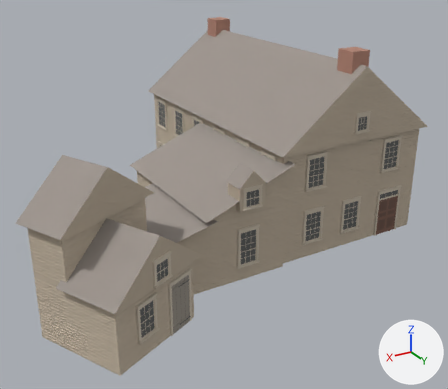
The glTF model chicago/4d/assets/gltf/green_tree_tavern__frame_1833.glb: old version first, new version second.
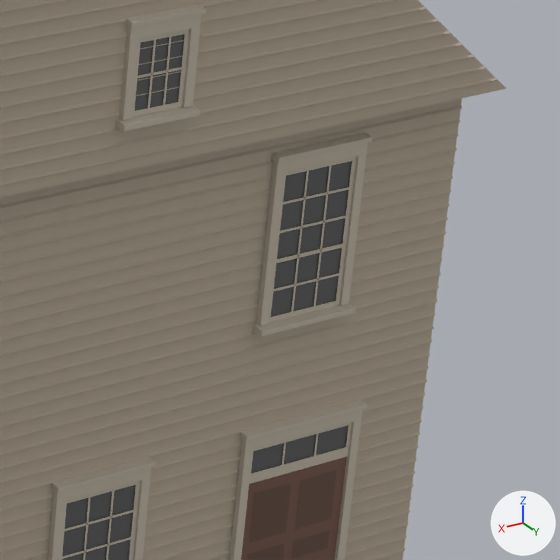
Each version is shown whole from a 50 mm camera at (21.73, 31.04, 13.32) aimed at (8.51, 9.01, 2.3), then close up on the part from 74% to 98% of the width and 28% to 55% of the height. Arrows for +X, +Y and +Z are at lower right; the lights stay in place. The older version's two pictures come first. Vertices at exactly the same position are counted once.

In view in the first close-up: 'green_tree_tavern__frame_1833'.
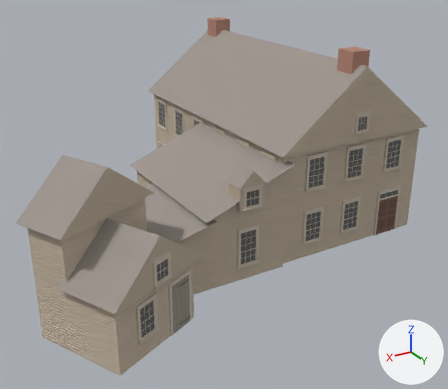
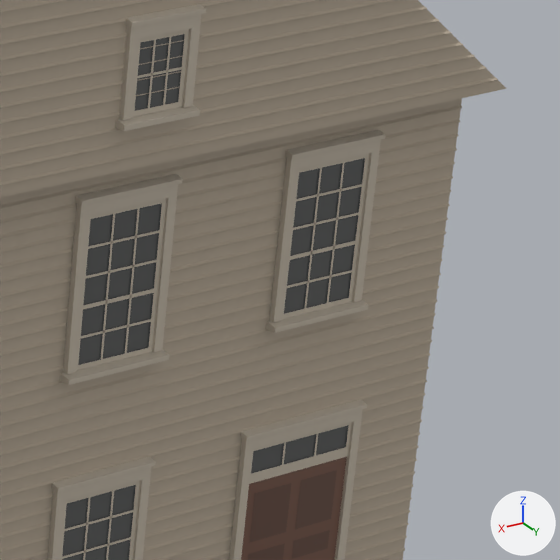
Location of each change, [x1, y1, x2, y2] in pixels of the close-ups (560 x 560 px; the box of a moved part takes in the faces that stretch with it):
part 1 of me_green_tree_tavern__frame_1833, added: after [63, 184, 178, 374]
part 2 of me_green_tree_tavern__frame_1833, moved or reshaped: before [272, 133, 372, 162]; after [286, 130, 385, 159]
part 3 of me_green_tree_tavern__frame_1833, moved or reshaped: before [277, 244, 342, 263]; after [290, 241, 355, 260]
part 4 of me_green_tree_tavern__frame_1833, moved or reshaped: before [291, 171, 309, 312]; after [327, 163, 345, 303]
part 5 of me_green_tree_tavern__frame_1833, moved or reshaped: before [274, 273, 339, 291]; after [287, 270, 352, 288]
part 6 of me_green_tree_tavern__frame_1833, moved or reshaped: before [280, 216, 346, 233]; after [293, 212, 359, 230]
part 7 of me_green_tree_tavern__frame_1833, moved or reshaped: before [283, 187, 349, 204]; after [296, 184, 362, 201]
part 8 of me_green_tree_tavern__frame_1833, added: after [60, 349, 169, 385]
part 9 of me_green_tree_tavern__frame_1833, added: after [75, 174, 183, 205]
part 10 of me_green_tree_tavern__frame_1833, added: after [76, 199, 166, 371]
part 11 of me_green_tree_tavern__frame_1833, added: after [83, 289, 154, 309]
part 12 of me_green_tree_tavern__frame_1833, added: after [125, 208, 140, 353]
part 13 of me_green_tree_tavern__frame_1833, added: after [101, 214, 115, 359]
part 14 of me_green_tree_tavern__frame_1833, added: after [81, 319, 151, 338]
part 15 of me_green_tree_tavern__frame_1833, moved or reshaped: before [253, 142, 368, 336]; after [86, 140, 381, 333]

Diff of the bpy script that builds the scene:
```diff
--- a/chicago/4d/assets/gltf/green_tree_tavern__frame_1833.glb.py
+++ b/chicago/4d/assets/gltf/green_tree_tavern__frame_1833.glb.py
@@ me_green_tree_tavern__frame_1833 @@
 # used by ob_green_tree_tavern__frame_1833; location = (0.0, 0.0, 0.0)
-me_green_tree_tavern__frame_1833.from_pydata(...)  # 5009 vertices, 3620 faces; spans x -0.2..18.2, y -0.4..15.8, z 0.0..8.7
+me_green_tree_tavern__frame_1833.from_pydata(...)  # 5083 vertices, 3676 faces; spans x -0.2..18.2, y -0.4..15.8, z 0.0..8.7
+# me_green_tree_tavern__frame_1833 part 1: the loose piece of 18 vertices spanning x 1.2..2.2, y 12.2..12.3, z 3.2..4.7 is copied, and the copy is moved by (2.1, 0.0, 0.0); it spans x 3.3..4.3, y 12.2..12.3, z 3.2..4.7
+# me_green_tree_tavern__frame_1833 part 2: the loose piece of 10 vertices spanning x 1.1..2.2, y 12.2..12.3, z 4.7..4.8 is moved by (-0.2, 0.0, 0.0)
+# me_green_tree_tavern__frame_1833 part 3: the loose piece of 4 vertices spanning x 1.3..2.1, y 12.2, z 3.8 is moved by (-0.2, 0.0, 0.0)
+# me_green_tree_tavern__frame_1833 part 4: the loose piece of 4 vertices spanning x 1.8, y 12.2, z 3.3..4.6 is moved by (-0.4, 0.0, 0.0)
+# me_green_tree_tavern__frame_1833 part 5: the loose piece of 4 vertices spanning x 1.3..2.1, y 12.2, z 3.5 is moved by (-0.2, 0.0, 0.0)
+# me_green_tree_tavern__frame_1833 part 6: the loose piece of 4 vertices spanning x 1.3..2.1, y 12.2, z 4.0..4.1 is moved by (-0.2, 0.0, 0.0)
+# me_green_tree_tavern__frame_1833 part 7: the loose piece of 4 vertices spanning x 1.3..2.1, y 12.2, z 4.3 is moved by (-0.2, 0.0, 0.0)
+# me_green_tree_tavern__frame_1833 part 8: the loose piece of 10 vertices spanning x 5.4..6.5, y 12.2..12.3, z 3.2 is copied, and the copy is moved by (-2.1, 0.0, 0.0); it spans x 3.3..4.4, y 12.2..12.3, z 3.2
+# me_green_tree_tavern__frame_1833 part 9: the loose piece of 10 vertices spanning x 1.1..2.2, y 12.2..12.3, z 4.7..4.8 is copied, and the copy is moved by (2.1, 0.0, 0.0); it spans x 3.3..4.3, y 12.2..12.3, z 4.7..4.8
+# me_green_tree_tavern__frame_1833 part 10: the loose piece of 12 vertices spanning x 5.5..6.4, y 12.2, z 3.2..4.6 is copied, and the copy is moved by (-2.1, 0.0, 0.0); it spans x 3.4..4.2, y 12.2, z 3.2..4.6
+# me_green_tree_tavern__frame_1833 part 11: the loose piece of 4 vertices spanning x 3.4..4.2, y 12.2, z 1.8 is copied, and the copy is moved by (0.0, 0.0, 2.0); it spans x 3.4..4.2, y 12.2, z 3.8
+# me_green_tree_tavern__frame_1833 part 12: the loose piece of 4 vertices spanning x 1.8, y 12.2, z 3.3..4.6 is copied, and the copy is moved by (1.9, 0.0, 0.0); it spans x 3.7, y 12.2, z 3.3..4.6
+# me_green_tree_tavern__frame_1833 part 13: the loose piece of 4 vertices spanning x 5.8, y 12.2, z 3.3..4.6 is copied, and the copy is moved by (-1.9, 0.0, 0.0); it spans x 3.9..4.0, y 12.2, z 3.3..4.6
+# me_green_tree_tavern__frame_1833 part 14: the loose piece of 4 vertices spanning x 3.4..4.2, y 12.2, z 1.8 is copied, and the copy is moved by (0.0, 0.0, 1.7); it spans x 3.4..4.2, y 12.2, z 3.5
+# me_green_tree_tavern__frame_1833 part 15: 6 vertices moved from x 1.1..2.2, y 12.2..12.3, z 3.2..4.6 to x 1.1..2.1, y 12.2..12.3, z 3.2..4.6; 32 vertices removed from x 1.1..2.2, y 12.2..12.3, z 3.2..4.7; 40 vertices added at x 1.0..4.2, y 12.2..12.3, z 3.2..4.7
+# other edits to the shape of me_green_tree_tavern__frame_1833 do not show in these pictures
 me_green_tree_tavern__frame_1833.materials.append(mat_wall)
```
